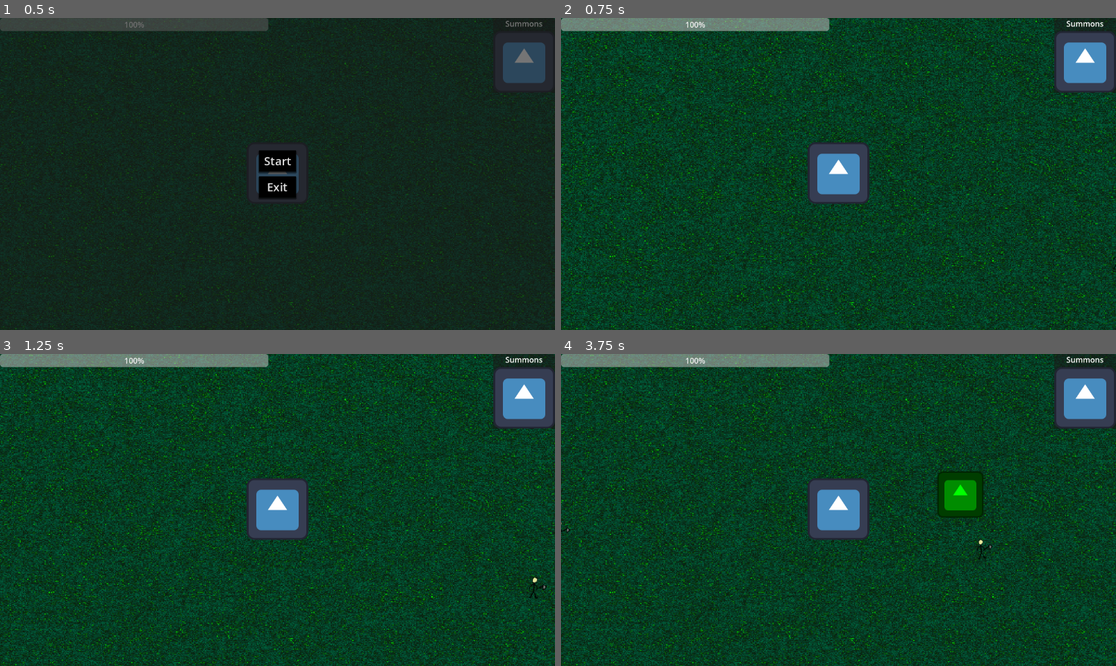
Above: before the commit, frames 1-4 (two rows, left to right).
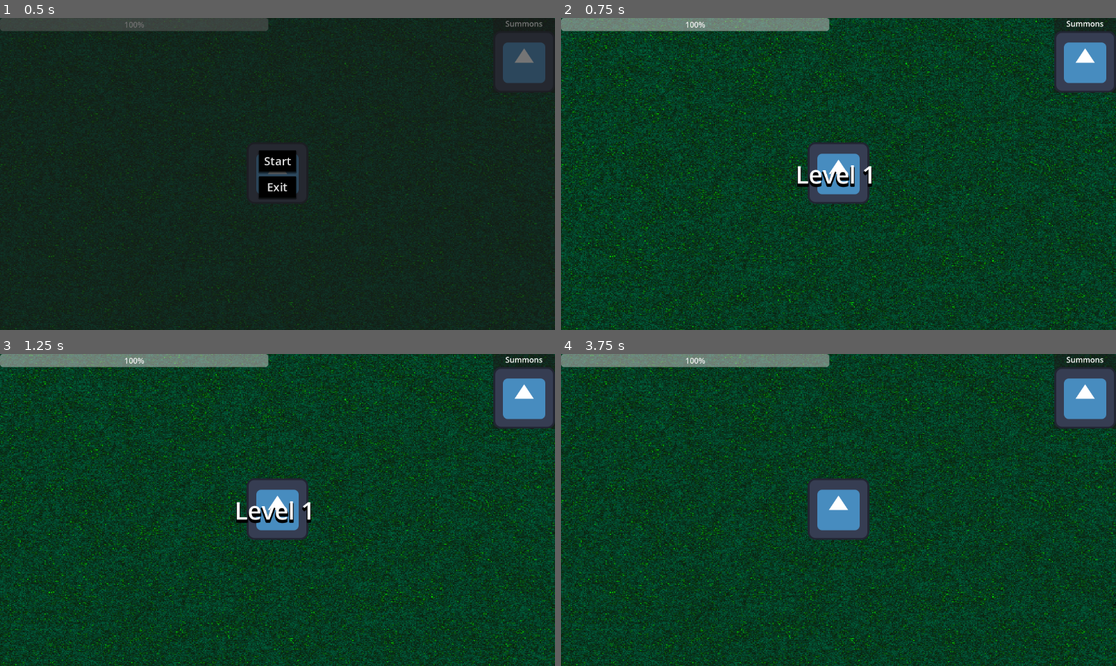
Above: after the commit, the same moments.

Repository: Igorrreha/ldjam-summoning
Game: Godot game, scene res://main.tscn
Two runs of this game, one before a commit and one after it. Both use one fixed random seed, a clock stepped at 60 frames per second and the inputs below. The engine's default icon, where the game draws it, is replaced by a stand-in: a white triangle on a blue panel in a dark square.
Inputs (mouse positions are in pixels of both pictures, inside the frame that each line leads up to):
- Up to frame 1 (0.5 s): no input
- Up to frame 2 (0.75 s): click "Start" at 0.5 s
- Up to frame 3 (1.25 s): no input
- Up to frame 4 (3.75 s): click (1082, 397) at 1.25 s; click (1082, 397) at 2 s; click (1082, 397) at 2.75 s; tap Enter at 3.5 s; move the mouse to (960, 494) at 3.52 s; hold Right mouse button (destroy_summon) from 3.53 s (still down); click (960, 494) at 3.67 s

Frame 1 is identical in both runs. In frame 2, 0.5% of the frame differs, in the area x 42-100%, y 47-81%; in frame 3, 0.5%; in frame 4, 1.1%, in the area x 0-100%, y 37-81%.

Commit message:
Level start panel

Diff:
--- a/main.tscn
+++ b/main.tscn
@@ -1,10 +1,11 @@
-[gd_scene load_steps=8 format=3 uid="uid://c3pkanavhi8ax"]
+[gd_scene load_steps=9 format=3 uid="uid://c3pkanavhi8ax"]
 
 [ext_resource type="PackedScene" uid="uid://d3wss5cdpkfn6" path="res://modules/gamestart_splashscreen/gamestart_splashscreen.tscn" id="1_1r8an"]
 [ext_resource type="PackedScene" uid="uid://dtttoblwtuilw" path="res://game.tscn" id="1_byb6l"]
 [ext_resource type="PackedScene" uid="uid://ovxlsequh7vl" path="res://modules/game_hud/game_hud.tscn" id="1_ui2nv"]
 [ext_resource type="PackedScene" uid="uid://cw5sq1not35fx" path="res://modules/main_menu/main_menu.tscn" id="2_ryy64"]
 [ext_resource type="PackedScene" uid="uid://c05exain5xqqy" path="res://modules/game_over_menu/game_over_menu.tscn" id="3_0e54r"]
+[ext_resource type="PackedScene" uid="uid://syt414ytykvt" path="res://modules/level_start_panel/level_start_panel.tscn" id="4_hi1r0"]
 [ext_resource type="Script" path="res://modules/game_restarter/game_restarter.gd" id="6_rxp6k"]
 [ext_resource type="Resource" uid="uid://cfduuk254rjq8" path="res://modules/game_state_signals/game_state_signals.tres" id="7_7crwr"]
 
@@ -19,6 +20,9 @@
 [node name="GameOverMenu" parent="Ui" instance=ExtResource("3_0e54r")]
 visible = false
 
+[node name="LevelStartPanel" parent="Ui" instance=ExtResource("4_hi1r0")]
+visible = false
+
 [node name="GamestartSplashscreen" parent="Ui" instance=ExtResource("1_1r8an")]
 
 [node name="GameRestarter" type="Node" parent="." node_paths=PackedStringArray("_game_container")]
--- a/modules/game_progression/levels_progression_processor.gd
+++ b/modules/game_progression/levels_progression_processor.gd
@@ -1,10 +1,10 @@
 extends Node
-
 
 
 @export var _autostart: bool
 @export var _current_level_idx: int = 0
 @export var _levels: Array[GameLevel]
+@export var _first_wave_of_level_delay: float = 3
 
 @export var _enemies_spawner: EnemiesSpawner
 @export var _game_state_signals: GameStateSignals
@@ -36,6 +36,10 @@
 
 func _process_current_level() -> void:
 	var current_level = _levels[_current_level_idx]
+	_game_state_signals.level_started.emit(_current_level_idx + 1)
+
+	await get_tree().create_timer(_first_wave_of_level_delay).timeout
+
 	for wave: GameLevelWave in current_level.waves:
 		if _stopped:
 			return
--- a/modules/game_state_signals/game_state_signals.gd
+++ b/modules/game_state_signals/game_state_signals.gd
@@ -6,3 +6,5 @@
 signal game_completed
 signal game_over
 signal game_restart_requested
+
+signal level_started(number: int)
--- /dev/null
+++ b/modules/level_start_panel/level_start_panel.gd
@@ -0,0 +1,15 @@
+extends Control
+
+
+@export var _game_state_signals: GameStateSignals
+@onready var _title: Label = $Label
+@onready var _animation_player: AnimationPlayer = $AnimationPlayer
+
+
+func _ready() -> void:
+	_game_state_signals.level_started.connect(_on_level_started)
+
+
+func _on_level_started(number: int) -> void:
+	_title.text = "Level %s" % number
+	_animation_player.play("show")
--- /dev/null
+++ b/modules/level_start_panel/level_start_panel.tscn
@@ -0,0 +1,98 @@
+[gd_scene load_steps=7 format=3 uid="uid://syt414ytykvt"]
+
+[ext_resource type="Script" path="res://modules/level_start_panel/level_start_panel.gd" id="1_4rlbr"]
+[ext_resource type="LabelSettings" uid="uid://drihv60f4g57w" path="res://modules/title_label_settings/title_label_settings.tres" id="2_6rl83"]
+[ext_resource type="Resource" uid="uid://cfduuk254rjq8" path="res://modules/game_state_signals/game_state_signals.tres" id="2_hp3et"]
+
+[sub_resource type="Animation" id="Animation_l7gq0"]
+resource_name = "show"
+length = 3.0
+tracks/0/type = "value"
+tracks/0/imported = false
+tracks/0/enabled = true
+tracks/0/path = NodePath(".:visible")
+tracks/0/interp = 1
+tracks/0/loop_wrap = true
+tracks/0/keys = {
+"times": PackedFloat32Array(0, 3),
+"transitions": PackedFloat32Array(1, 1),
+"update": 1,
+"values": [true, false]
+}
+tracks/1/type = "value"
+tracks/1/imported = false
+tracks/1/enabled = true
+tracks/1/path = NodePath(".:modulate")
+tracks/1/interp = 1
+tracks/1/loop_wrap = true
+tracks/1/keys = {
+"times": PackedFloat32Array(0, 2, 3),
+"transitions": PackedFloat32Array(1, 1, 1),
+"update": 0,
+"values": [Color(1, 1, 1, 1), Color(1, 1, 1, 1), Color(1, 1, 1, 0)]
+}
+
+[sub_resource type="Animation" id="Animation_bi142"]
+length = 0.001
+tracks/0/type = "value"
+tracks/0/imported = false
+tracks/0/enabled = true
+tracks/0/path = NodePath(".:visible")
+tracks/0/interp = 1
+tracks/0/loop_wrap = true
+tracks/0/keys = {
+"times": PackedFloat32Array(0),
+"transitions": PackedFloat32Array(1),
+"update": 1,
+"values": [false]
+}
+tracks/1/type = "value"
+tracks/1/imported = false
+tracks/1/enabled = true
+tracks/1/path = NodePath(".:modulate")
+tracks/1/interp = 1
+tracks/1/loop_wrap = true
+tracks/1/keys = {
+"times": PackedFloat32Array(0),
+"transitions": PackedFloat32Array(1),
+"update": 0,
+"values": [Color(1, 1, 1, 1)]
+}
+
+[sub_resource type="AnimationLibrary" id="AnimationLibrary_fa7cr"]
+_data = {
+"RESET": SubResource("Animation_bi142"),
+"show": SubResource("Animation_l7gq0")
+}
+
+[node name="LevelStartPanel" type="Control"]
+visible = false
+layout_mode = 3
+anchors_preset = 15
+anchor_right = 1.0
+anchor_bottom = 1.0
+grow_horizontal = 2
+grow_vertical = 2
+script = ExtResource("1_4rlbr")
+_game_state_signals = ExtResource("2_hp3et")
+
+[node name="Label" type="Label" parent="."]
+layout_mode = 1
+anchors_preset = 8
+anchor_left = 0.5
+anchor_top = 0.5
+anchor_right = 0.5
+anchor_bottom = 0.5
+offset_left = -89.0
+offset_top = -34.5
+offset_right = 89.0
+offset_bottom = 34.5
+grow_horizontal = 2
+grow_vertical = 2
+text = "Level N"
+label_settings = ExtResource("2_6rl83")
+
+[node name="AnimationPlayer" type="AnimationPlayer" parent="."]
+libraries = {
+"": SubResource("AnimationLibrary_fa7cr")
+}
--- /dev/null
+++ b/modules/title_label_settings/title_label_settings.tres
@@ -0,0 +1,7 @@
+[gd_resource type="LabelSettings" format=3 uid="uid://drihv60f4g57w"]
+
+[resource]
+font_size = 50
+shadow_size = 7
+shadow_color = Color(0, 0, 0, 1)
+shadow_offset = Vector2(0, 5)
